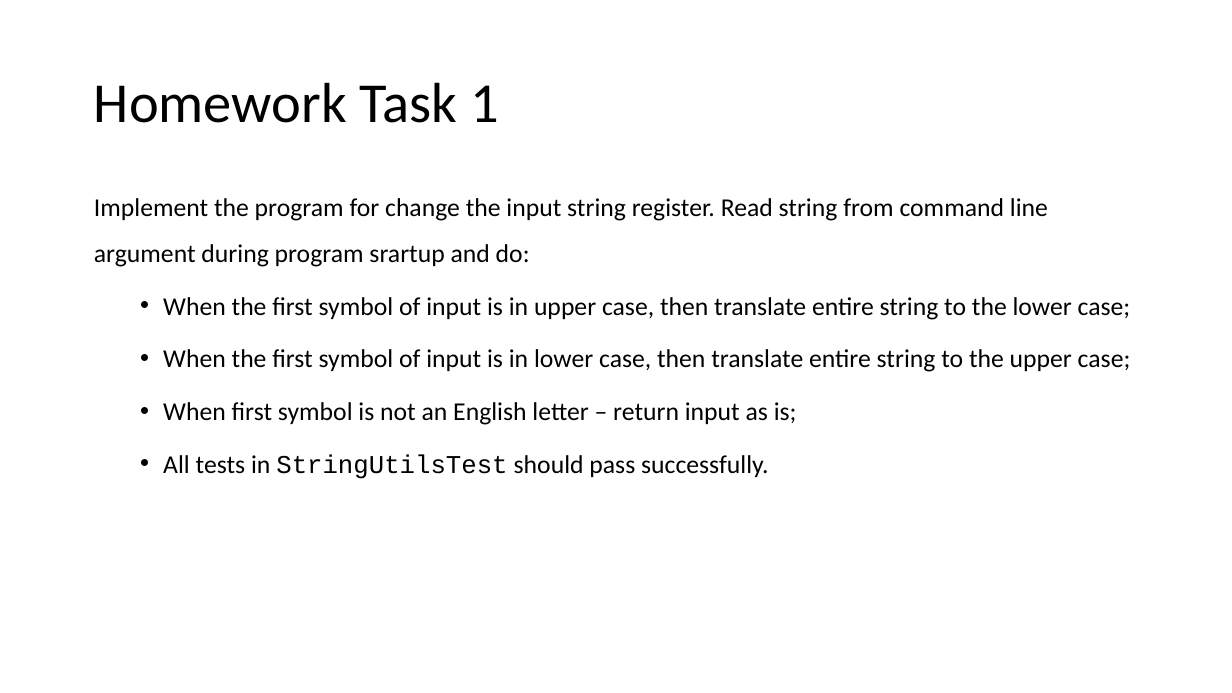
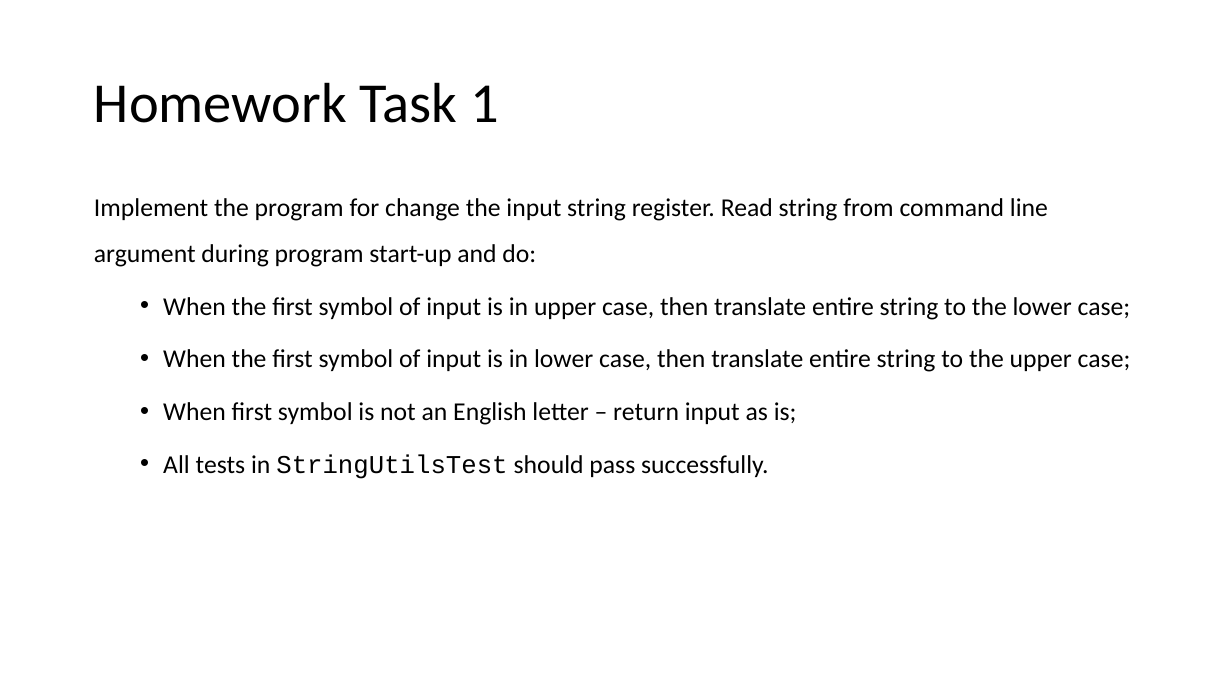
Before and after one commit to brahinets/GeekHub-J4W-8, a slide deck: slide 31 of Lectures/Lesson 02 - Built-In Classes.pptx. Drawn at 1232x693 pixels with LibreOffice and Linux fonts; fonts in the diff are those of the drawing. Boxes give left, top, right and bottom in pixels: in the first picture for what was removed or moved away, otherwise in the second. Text is boxed around its words. In the diff, an @@ line names an element or a change of style, - is before the commit and + after.

Commit message:
Lesson 02. Fix task 1 typo

```diff
--- a/Lectures/Lesson 02 - Built-In Classes.pptx
+++ b/Lectures/Lesson 02 - Built-In Classes.pptx
@@ text at (94, 198, 1048, 267): text changed @@
-Implement the program for change the input string register. Read string from command line argument during program srartup and do:
+Implement the program for change the input string register. Read string from command line argument during program start-up and do:
```
